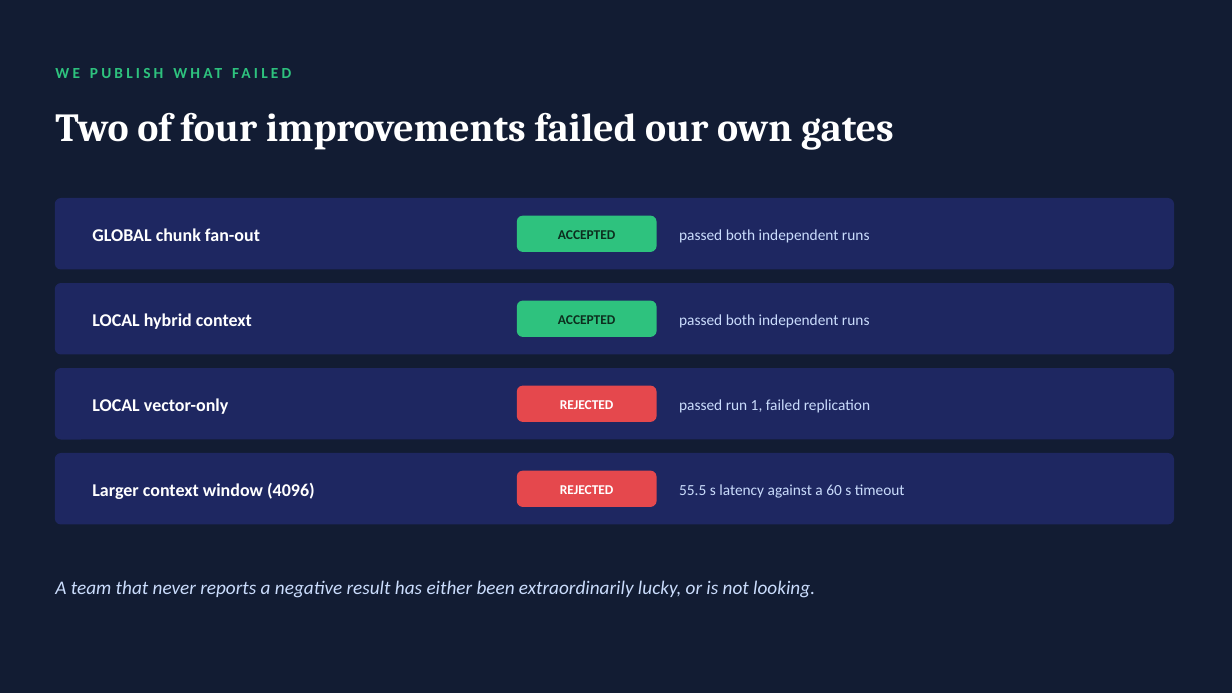
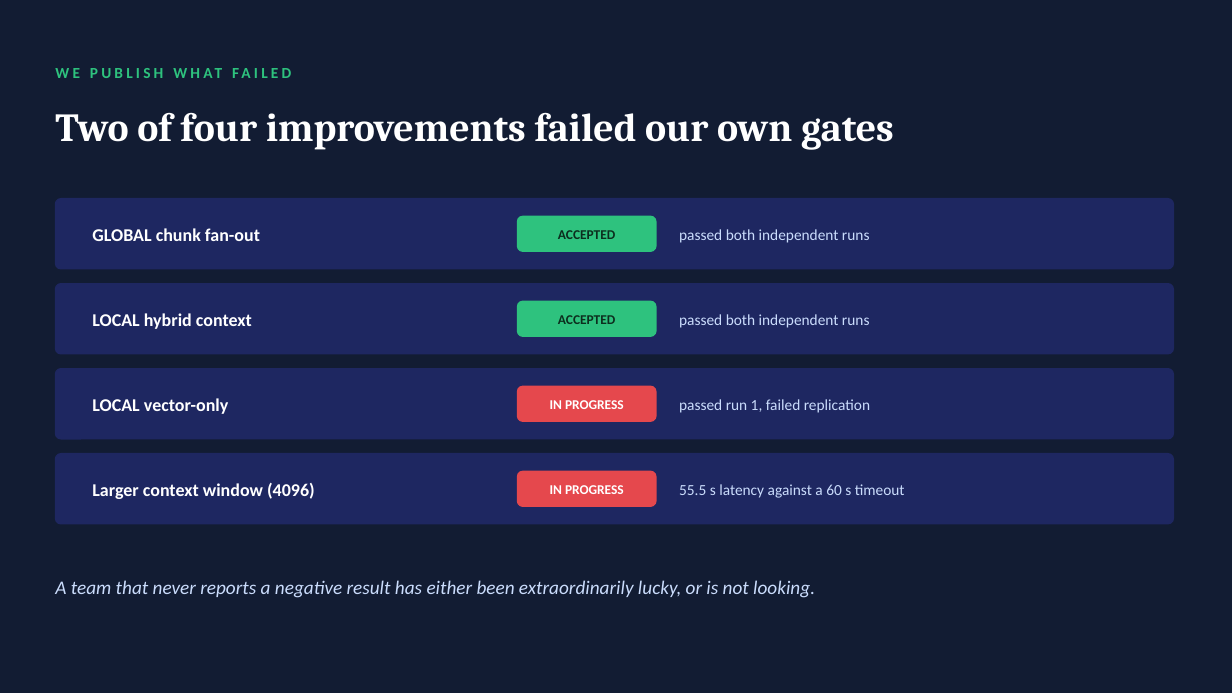
Before and after one commit to RohanExploit/startup-research-rag, a slide deck: slide 9 of docs/pitch.pptx. Drawn at 1232x693 pixels with LibreOffice and Linux fonts; fonts in the diff are those of the drawing. Boxes give left, top, right and bottom in pixels: in the first picture for what was removed or moved away, otherwise in the second. Text is boxed around its words. In the diff, an @@ line names an element or a change of style, - is before the commit and + after.

```diff
--- a/docs/pitch.pptx
+++ b/docs/pitch.pptx
@@ text at [550,400,624,409]: text changed @@
-REJECTED
+IN PROGRESS
@@ text at [550,485,624,494]: text changed @@
-REJECTED
+IN PROGRESS
```
Also in this commit, not shown: 4 other slides changed, 4 other files.
